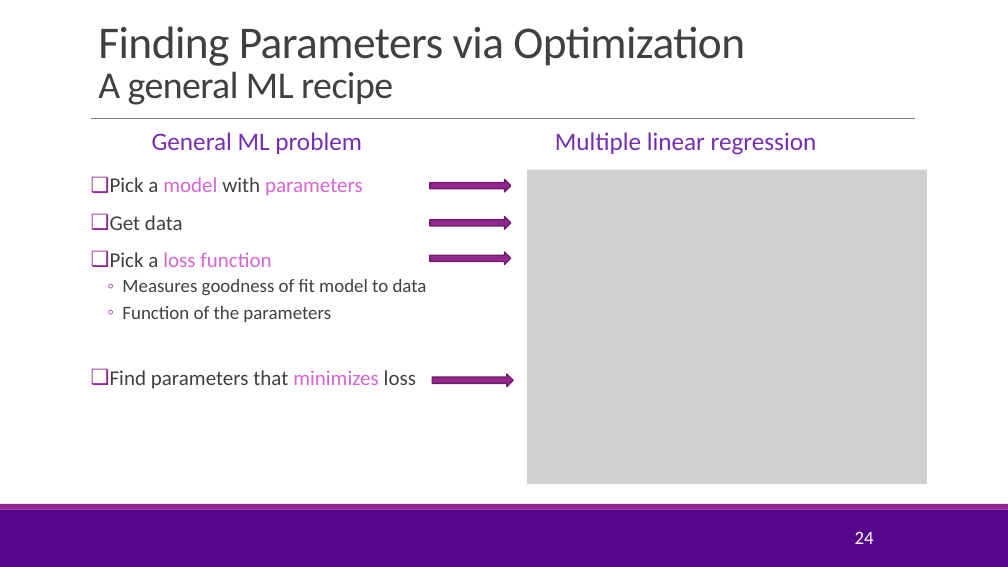
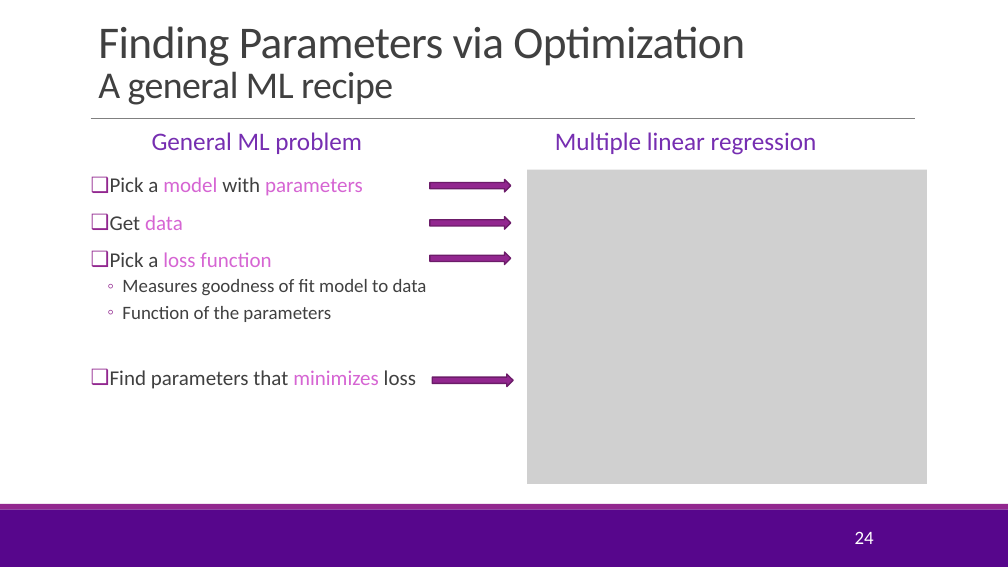
Before and after one commit to sdrangan/introml, a slide deck: slide 24 of lectures/Lect03_MultLinRegression.pptx. Drawn at 1008x567 pixels with LibreOffice and Linux fonts; fonts in the diff are those of the drawing; grey boxes stand for pictures; background and template pictures are left out. Boxes give left, top, right and bottom in pixels: in the first picture for what was removed or moved away, otherwise in the second. Text is boxed around its words. In the diff, an @@ line names an element or a change of style, - is before the commit and + after.

```diff
--- a/lectures/Lect03_MultLinRegression.pptx
+++ b/lectures/Lect03_MultLinRegression.pptx
@@ text at bbox=[110, 215, 183, 230]: text colour #404040 to #D665D3 in "data" @@
```
Also in this commit, not shown: 8 other slides changed, 2 slides added, 1 slide removed, 10 other files.
